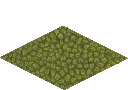
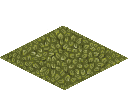
The second 128x90 image is a revision of the first. Changes to its layers:
added layer "light" above "pixelated light" over <box>12,33,100,81</box>
added layer "shadow" above "leaves" over <box>23,37,106,77</box>
